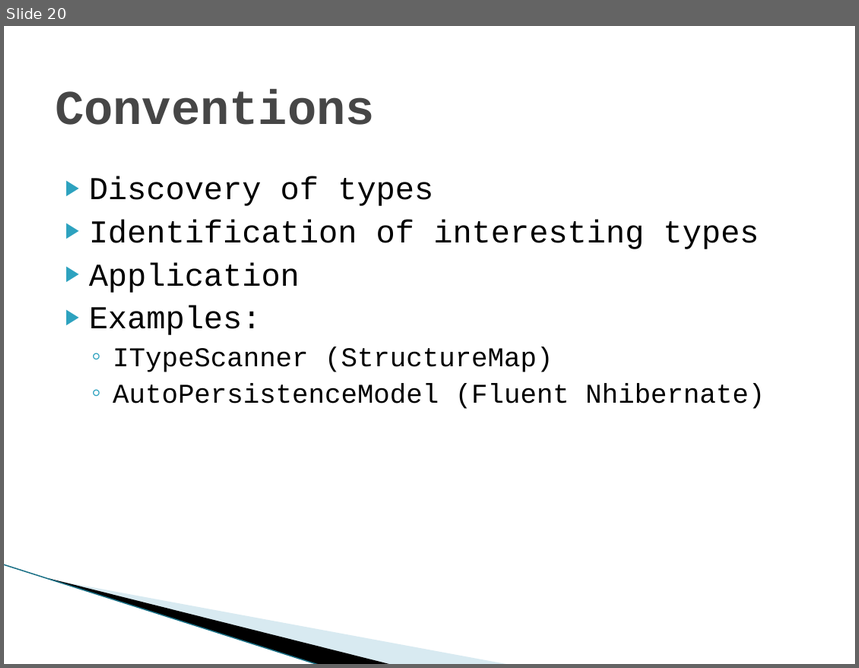
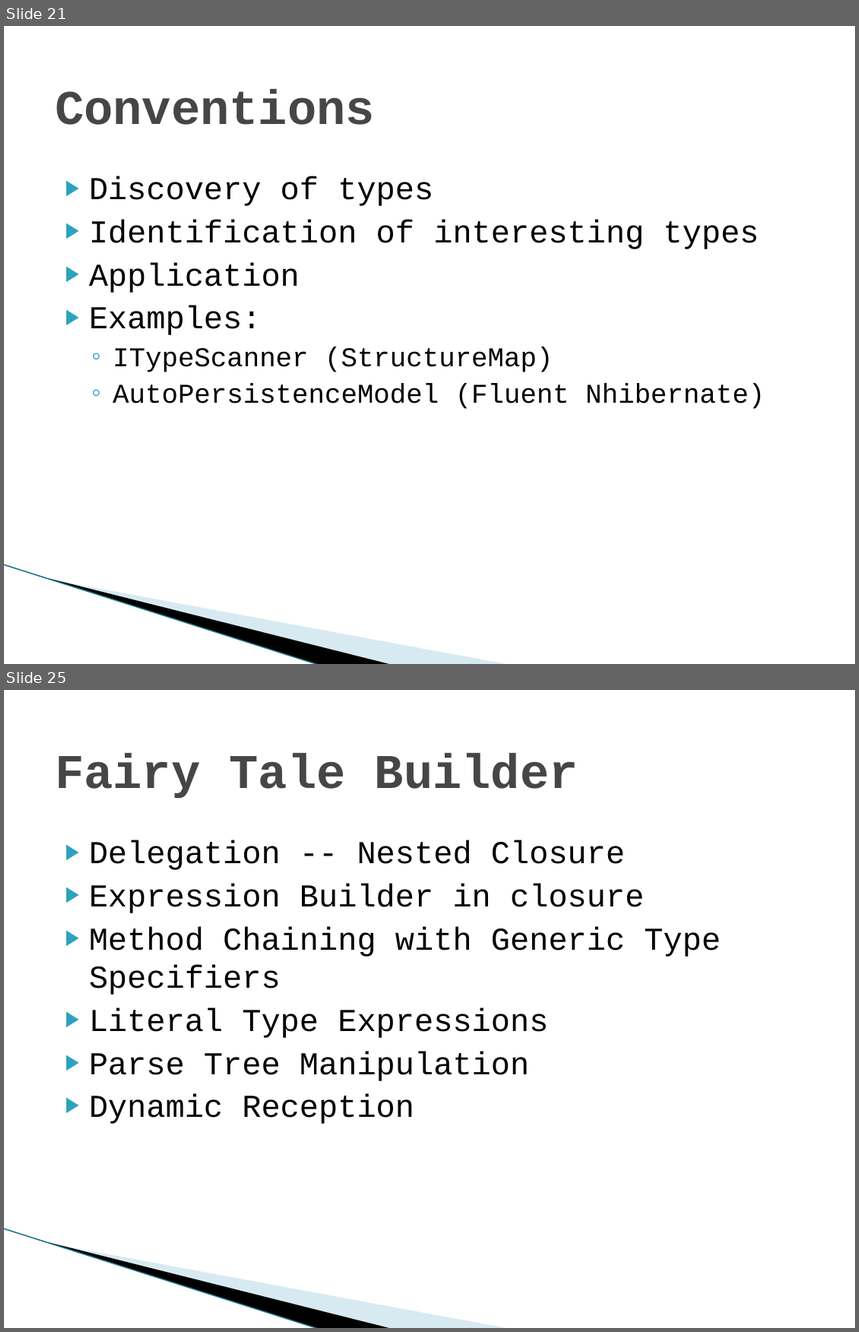
Before and after one commit to diabluchanskyi/pablo, a slide deck: presentations/chadmyers/InternalDSLs/doc/Internal Domain-specific Languages in CSharp.pptx. Shown one above the other, each under a label of ours: slide 20 before the commit, slides 21 and 25 after it; the slides between them are not shown. The pictures are 859x668 and 859x1332 pixels, drawn with LibreOffice and Linux fonts; fonts in the diff are those of the drawing; background and template pictures are left out. Boxes give left, top, right and bottom in pixels: in the first picture for what was removed or moved away, otherwise in the second. Text is boxed around its words. In the diff, an @@ line names an element or a change of style, - is before the commit and + after.

```diff
--- a/presentations/chadmyers/InternalDSLs/doc/Internal Domain-specific Languages in CSharp.pptx
+++ b/presentations/chadmyers/InternalDSLs/doc/Internal Domain-specific Languages in CSharp.pptx
@@ slide 25 added at (4,690,855,1328), background #FFFFFF; not listed: 3 template elements that a slide beside it also shows @@
@@ title added at (55,753,579,798), 41 pt, text #464646, bold @@
+Fairy Tale Builder
@@ text added at (89,840,721,1124), 27 pt, text #000000 @@
+▶ Delegation -- Nested Closure
+▶ Expression Builder in closure
+▶ Method Chaining with Generic Type Specifiers
+▶ Literal Type Expressions
+▶ Parse Tree Manipulation
+▶ Dynamic Reception
@@ what was slide 20 is now slide 21 @@
```
Also in this commit, not shown: 7 other slides added, 3 slides removed, 10 other files.
